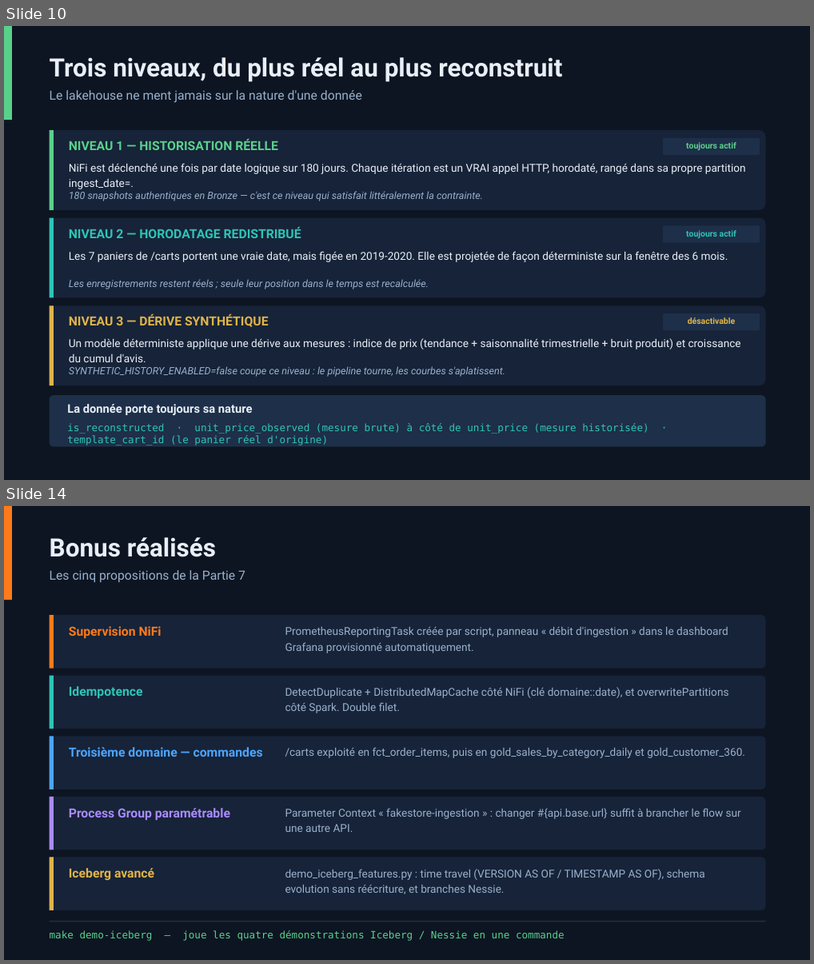
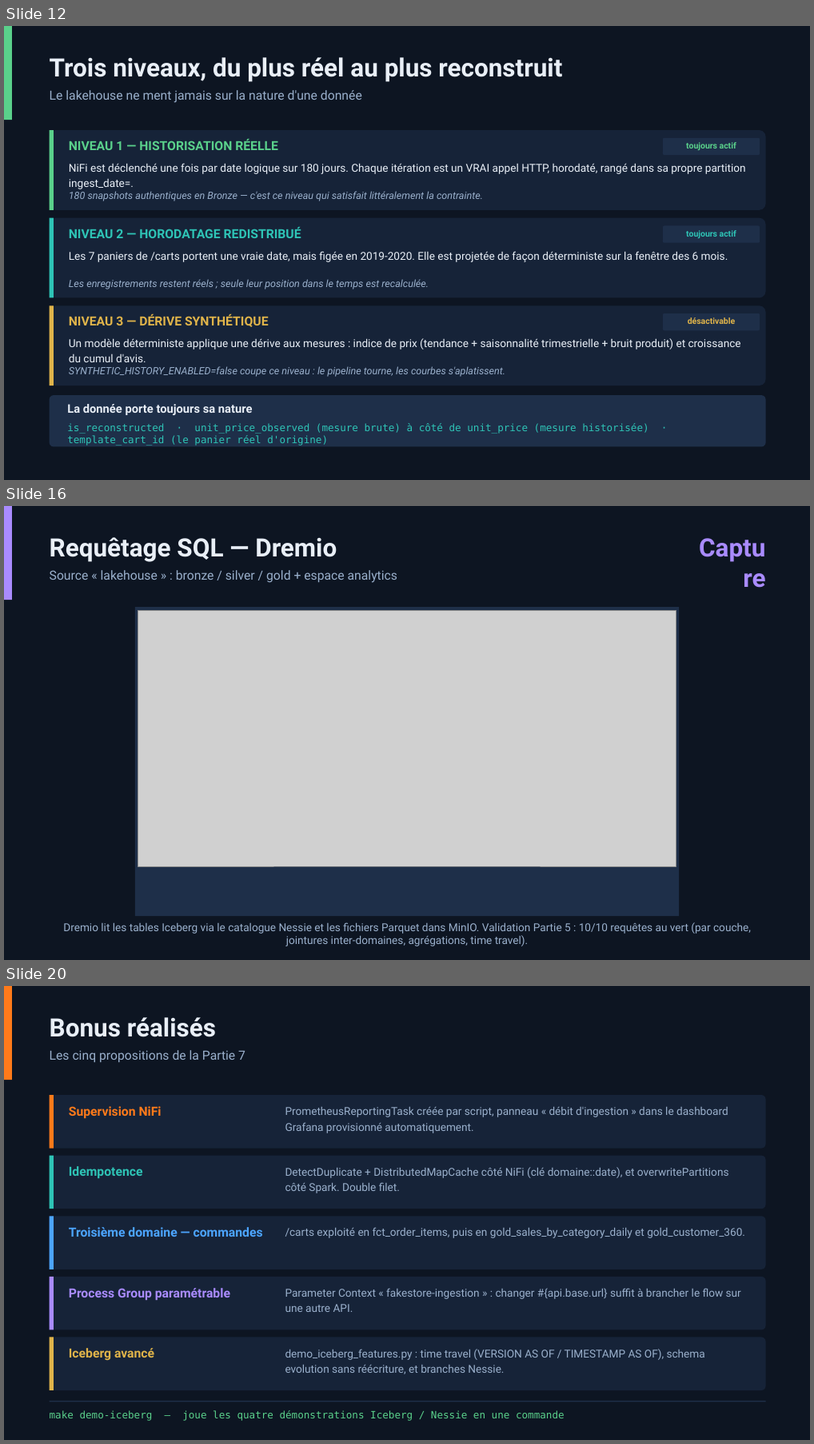
Before and after one commit to makabamegane-eng/dit-lakehouse-nifi-fakestore, a slide deck: slides/soutenance_lakehouse_nifi.pptx. Shown one above the other, each under a label of ours: slides 10 and 14 before the commit, slides 12, 16 and 20 after it; the slides between them are not shown. The pictures are 814x964 and 814x1444 pixels, drawn with LibreOffice and Linux fonts; fonts in the diff are those of the drawing; grey boxes stand for pictures. Boxes give left, top, right and bottom in pixels: in the first picture for what was removed or moved away, otherwise in the second. Text is boxed around its words. In the diff, an @@ line names an element or a change of style, - is before the commit and + after.

```diff
--- a/slides/soutenance_lakehouse_nifi.pptx
+++ b/slides/soutenance_lakehouse_nifi.pptx
@@ slide 16 added at (4, 506, 810, 960), background #0D1522 @@
@@ rectangle added at (4, 506, 12, 600), fill #A98BFF @@
@@ text added at (50, 537, 337, 562), 30 pt, text #E9EFF7, bold @@
+Requêtage SQL — Dremio
@@ text added at (694, 532, 766, 562), 30 pt, text #A98BFF, bold @@
+Capture
@@ text added at (50, 570, 398, 583), 15 pt, text #9AB0CC @@
+Source « lakehouse » : bronze / silver / gold + espace analytics
@@ rectangle added at (135, 607, 680, 916), fill #1E2F49 @@
@@ picture added at (138, 610, 677, 866) @@
@@ text added at (63, 922, 751, 946), 13 pt, text #9AB0CC @@
+Dremio lit les tables Iceberg via le catalogue Nessie et les fichiers Parquet dans MinIO. Validation Partie 5 : 10/10 requêtes au vert (par couche, jointures inter-domaines, agrégations, time travel).
@@ what was slide 10 is now slide 12 @@
@@ what was slide 14 is now slide 20 @@
```
Also in this commit, not shown: 5 slides changed, 6 other slides added, 1 slide removed, 12 other files.
